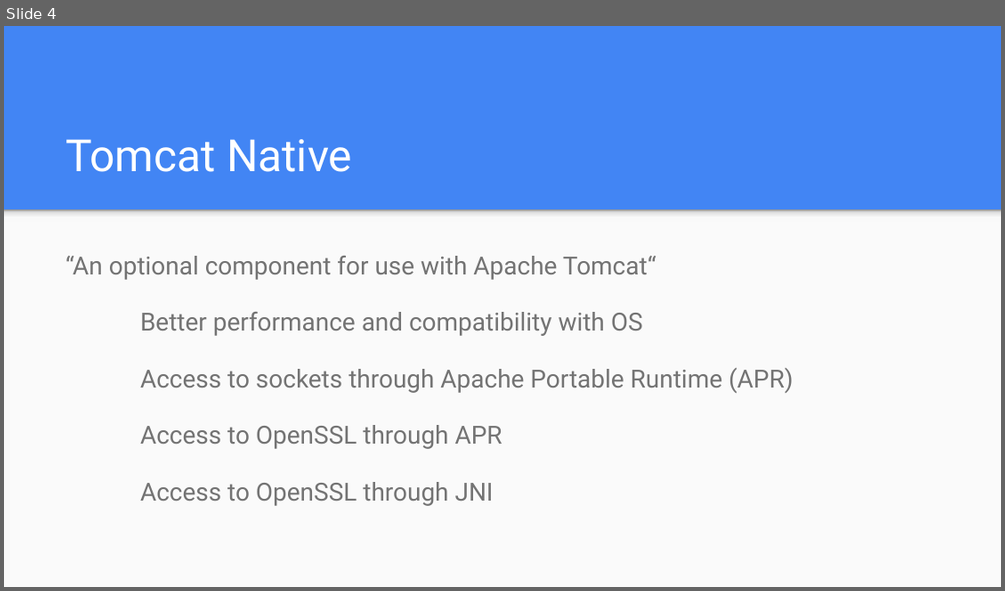
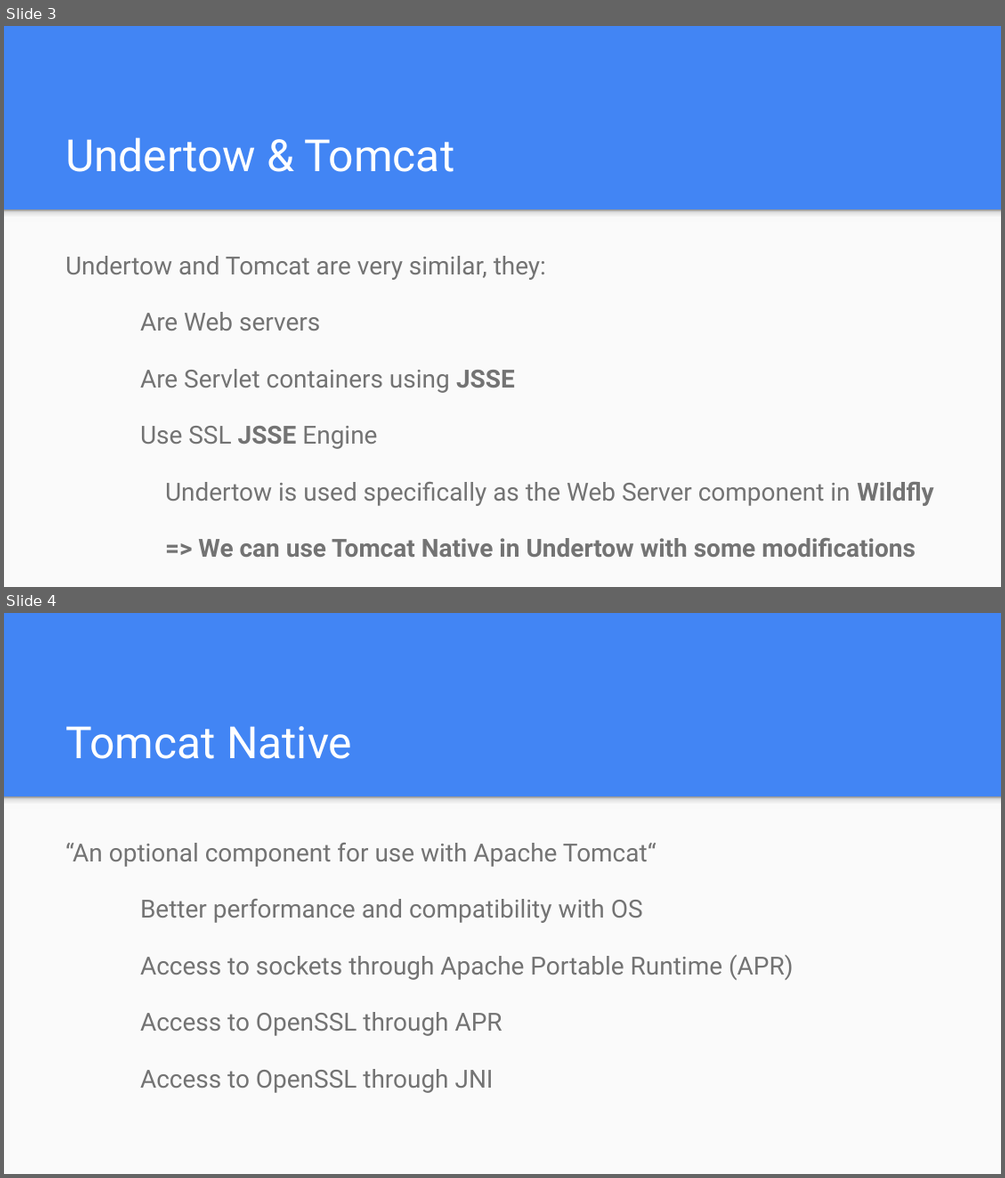
Before and after one commit to jocelynthode/tomcat-native2-doc, a slide deck: initial_presentation.pptx. Shown one above the other, each under a label of ours: slide 4 before the commit, slides 3 and 4 after it. The pictures are 1005x591 and 1005x1178 pixels, drawn with LibreOffice and Linux fonts; fonts in the diff are those of the drawing. Boxes give left, top, right and bottom in pixels: in the first picture for what was removed or moved away, otherwise in the second. Text is boxed around its words. In the diff, an @@ line names an element or a change of style, - is before the commit and + after.

```diff
--- a/initial_presentation.pptx
+++ b/initial_presentation.pptx
@@ slide 3 added at [4, 26, 1001, 587], background #4285F4; not listed: 2 template elements that a slide beside it also shows @@
@@ title added at [65, 137, 455, 172], 32 pt, text #FFFFFF @@
+Undertow & Tomcat
@@ text added at [65, 256, 933, 556], 18 pt, text #737373 @@
+Undertow and Tomcat are very similar, they:
+Are Web servers
+Are Servlet containers using JSSE
+Use SSL JSSE Engine
+Undertow is used specifically as the Web Server component in Wildfly
+=> We can use Tomcat Native in Undertow with some modifications
```
Also in this commit, not shown: 3 slides changed, 4 other slides added, 3 slides removed, 1 other file.
